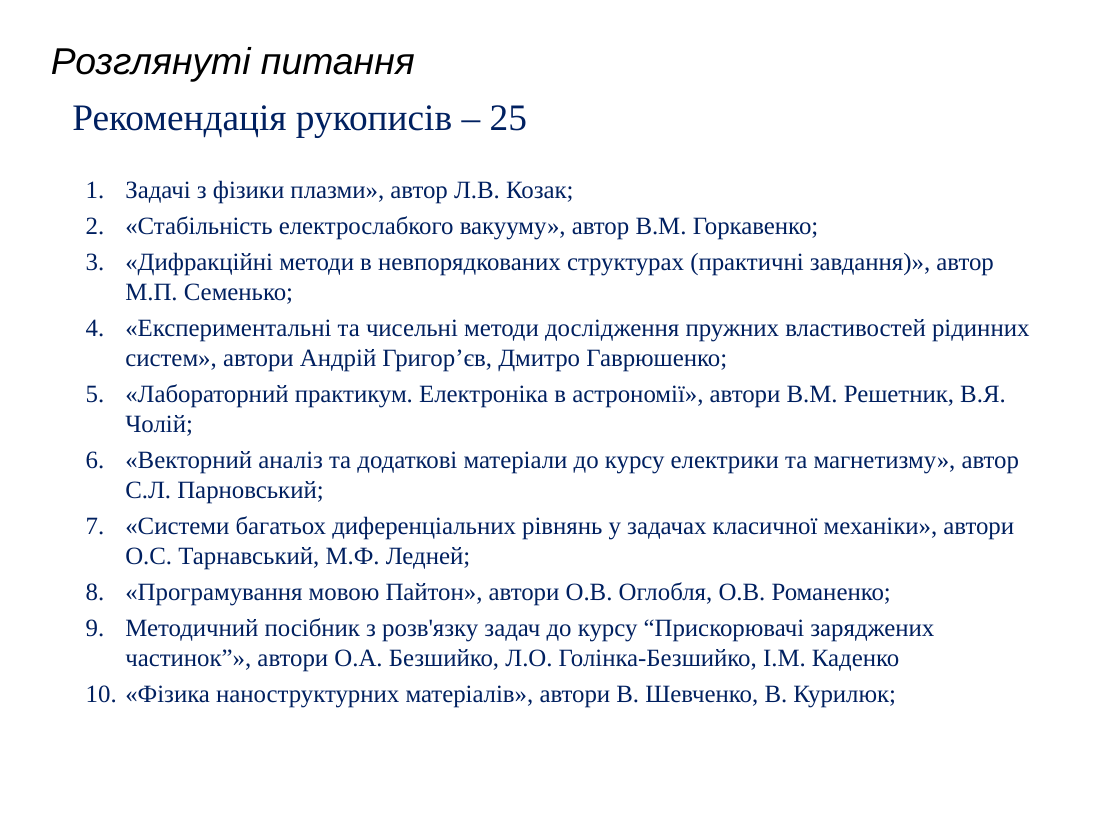
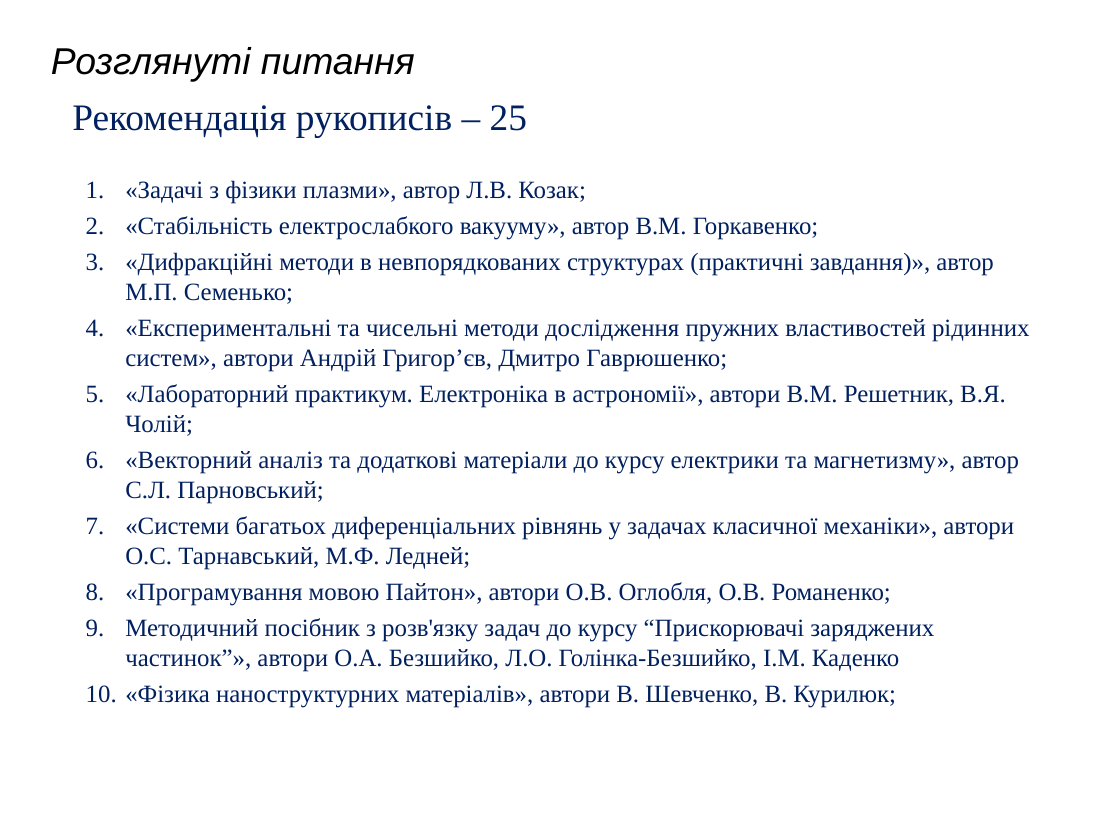
Before and after one commit to l432/NMK, a slide deck: slide 2 of Olikh/Zvit/24_25/Zvit24_245.ppt. Drawn at 1120x840 pixels with LibreOffice and Linux fonts; fonts in the diff are those of the drawing; background and template pictures are left out. Boxes give left, top, right and bottom in pixels: in the first picture for what was removed or moved away, otherwise in the second. Text is boxed around its words. In the diff, an @@ line names an element or a change of style, - is before the commit and + after.

```diff
--- a/Olikh/Zvit/24_25/Zvit24_245.ppt
+++ b/Olikh/Zvit/24_25/Zvit24_245.ppt
@@ text at [125, 180, 585, 204]: text changed @@
-1. Задачi з фiзики плазми», автор Л.В. Козак;
+1. «Задачi з фiзики плазми», автор Л.В. Козак;
```
Also in this commit, not shown: 2 other slides changed, 9 other files.
